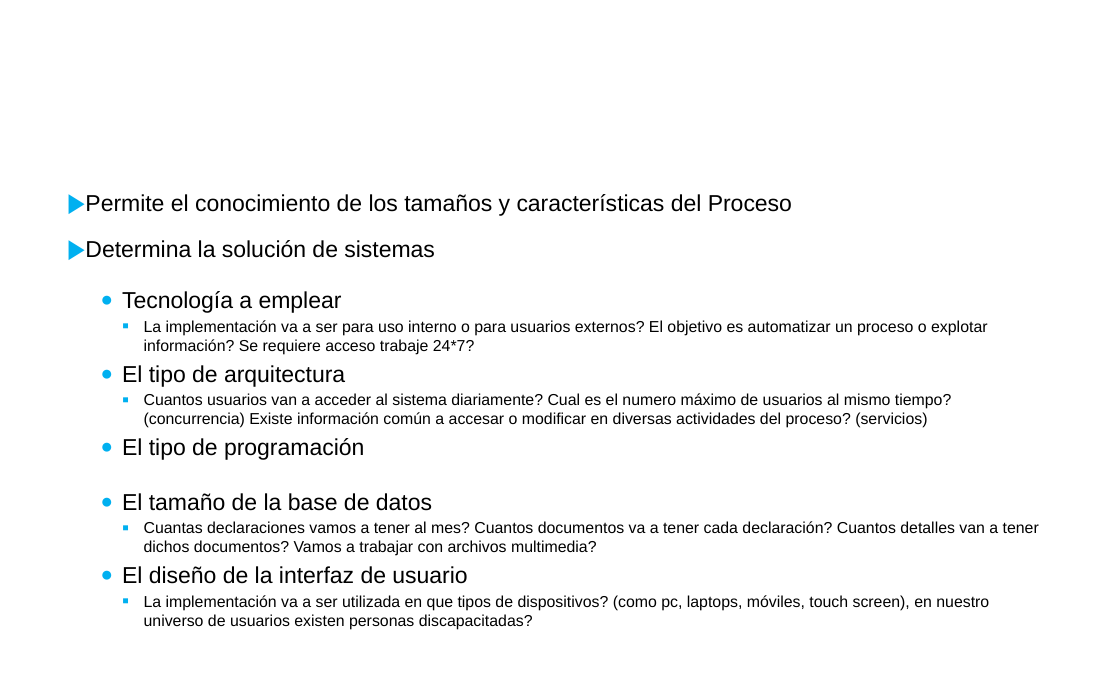
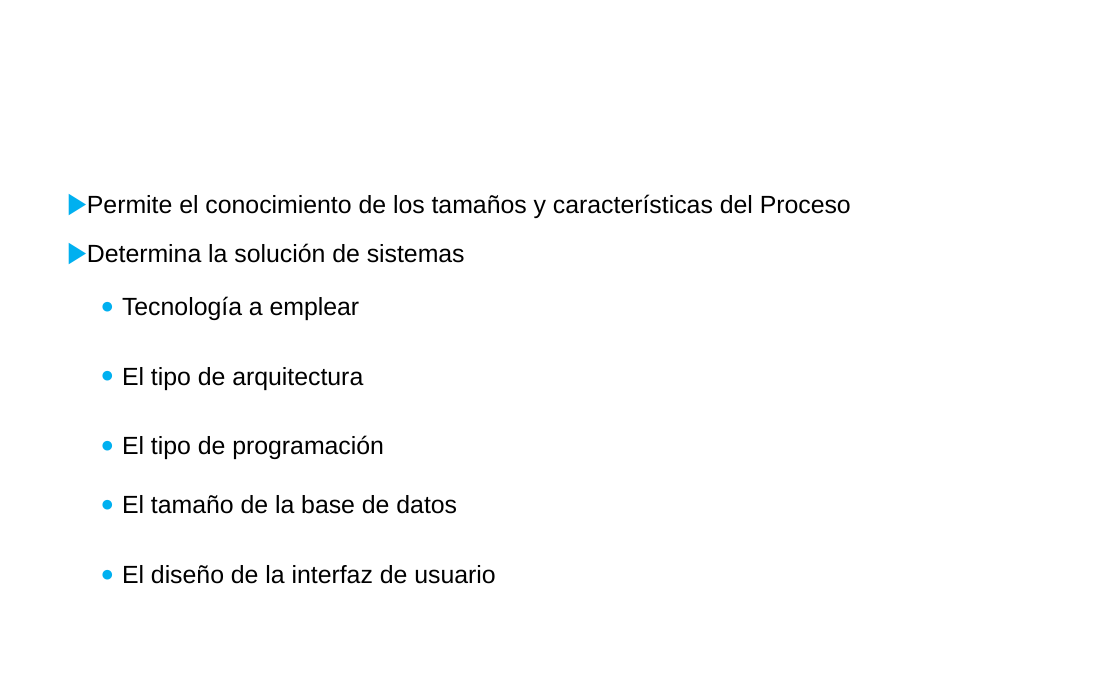
Before and after one commit to juanmcortezr/cosas, a slide deck: slide 21 of procesos/InsiDesarrolloSistemas2019.pptx. Drawn at 1120x700 pixels with LibreOffice and Linux fonts; fonts in the diff are those of the drawing; background and template pictures are left out. Boxes give left, top, right and bottom in pixels: in the first picture for what was removed or moved away, otherwise in the second. Text is boxed around its words. In the diff, an @@ line names an element or a change of style, - is before the commit and + after.

```diff
--- a/procesos/InsiDesarrolloSistemas2019.pptx
+++ b/procesos/InsiDesarrolloSistemas2019.pptx
@@ text "Permite el conocimiento de los ..." at [87, 194, 851, 584]: size 14.8 to 16 pt @@
@@ text at [144, 320, 987, 355]: paragraph removed @@
-    ▪ La implementación va a ser para uso interno o para usuarios externos? El objetivo es automatizar un proceso o explotar información? Se requiere acceso trabaje 24*7?
@@ text at [144, 393, 951, 428]: paragraph removed @@
-    ▪ Cuantos usuarios van a acceder al sistema diariamente? Cual es el numero máximo de usuarios al mismo tiempo? (concurrencia) Existe información común a accesar o modificar en diversas actividades del proceso? (servicios)
@@ text at [144, 521, 1039, 556]: paragraph removed @@
-    ▪ Cuantas declaraciones vamos a tener al mes? Cuantos documentos va a tener cada declaración? Cuantos detalles van a tener dichos documentos? Vamos a trabajar con archivos multimedia?
@@ text at [144, 595, 989, 630]: paragraph removed @@
-    ▪ La implementación va a ser utilizada en que tipos de dispositivos? (como pc, laptops, móviles, touch screen), en nuestro universo de usuarios existen personas discapacitadas?
```
Also in this commit, not shown: 1 other slide changed.
